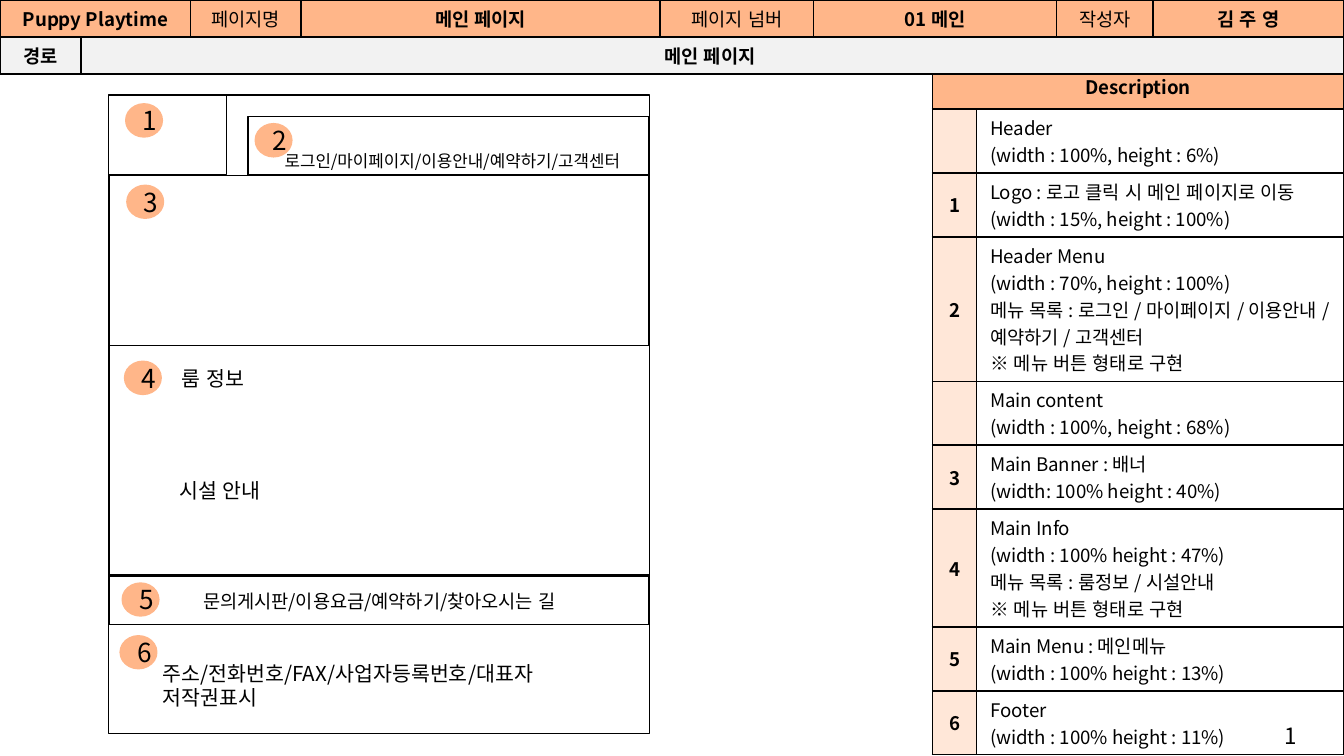
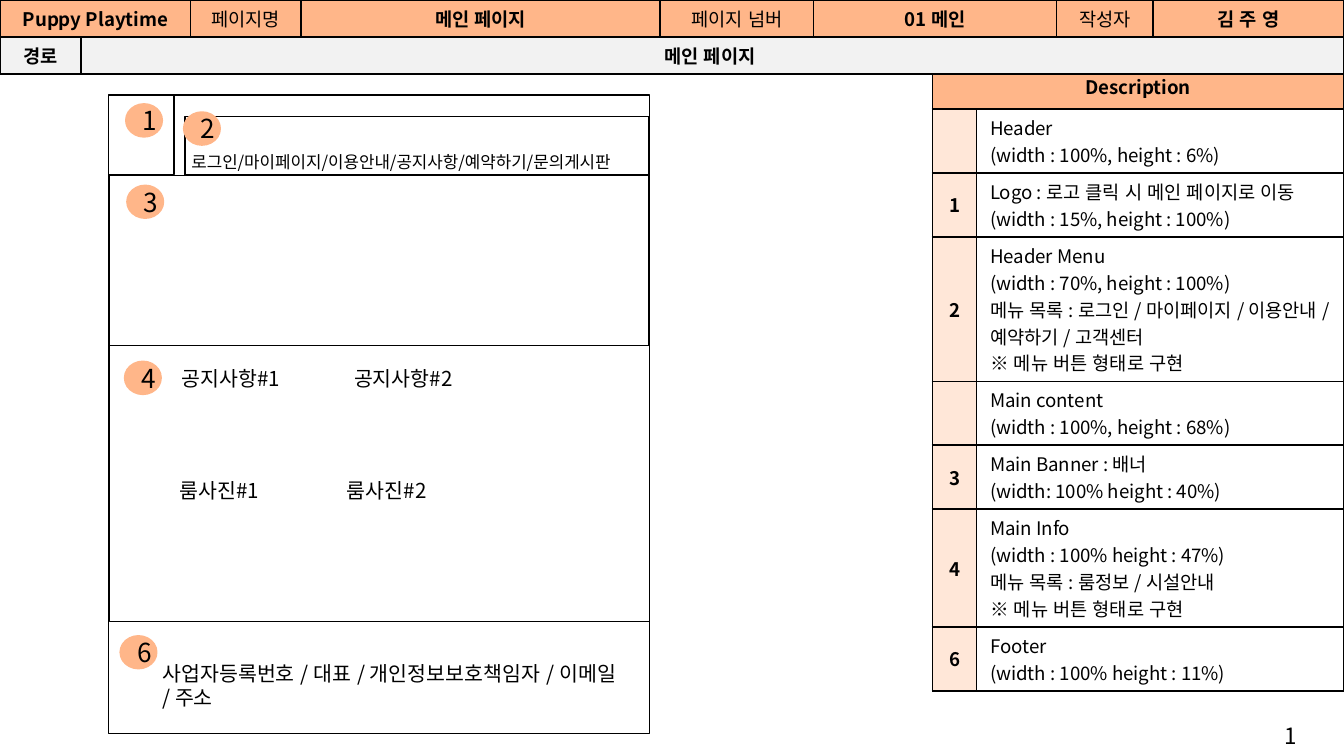
Before and after one commit to Jogging-Kim-Chaebak/PuppyPlaytime, a slide deck: slide 3 of 프로젝트 산출물/9. 스토리보드/Puppy Playtime 사용자 스토리보드.pptx. Drawn at 1344x756 pixels with LibreOffice and Linux fonts; fonts in the diff are those of the drawing. Boxes give left, top, right and bottom in pixels: in the first picture for what was removed or moved away, otherwise in the second. Text is boxed around its words. In the diff, an @@ line names an element or a change of style, - is before the commit and + after.

```diff
--- a/프로젝트 산출물/9. 스토리보드/Puppy Playtime 사용자 스토리보드.pptx
+++ b/프로젝트 산출물/9. 스토리보드/Puppy Playtime 사용자 스토리보드.pptx
@@ table at (931, 65, 1343, 689) @@
-row 8: 5 | Main Menu : 메인메뉴 / (width : 100% height : 13%)
@@ rectangle: place and size @@
-rectangle at (109, 95, 226, 175)
+rectangle at (109, 95, 175, 175)
@@ ellipse "2": place and size @@
-ellipse "2" at (257, 125, 292, 156)
+ellipse "2" at (184, 113, 219, 144)
@@ rectangle: place and size @@
-rectangle at (247, 117, 648, 175)
+rectangle at (184, 117, 648, 175)
@@ text at (191, 154, 610, 171): text changed @@
-로그인/마이페이지/이용안내/예약하기/고객센터
+로그인/마이페이지/이용안내/공지사항/예약하기/문의게시판
@@ rectangle: place and size @@
-rectangle at (109, 345, 649, 575)
+rectangle at (109, 345, 649, 621)
@@ text at (181, 369, 453, 388): text changed @@
-룸 정보
+공지사항#1 공지사항#2
@@ text at (179, 481, 427, 500): text changed @@
-시설 안내
+룸사진#1 룸사진#2
@@ rectangle removed at (109, 575, 649, 625) @@
@@ ellipse removed at (124, 583, 159, 614) @@
-5
@@ text removed at (203, 592, 555, 612) @@
-문의게시판/이용요금/예약하기/찾아오시는 길
@@ text at (162, 664, 616, 707): text changed @@
-주소/전화번호/FAX/사업자등록번호/대표자
-저작권표시
+사업자등록번호 / 대표 / 개인정보보호책임자 / 이메일 / 주소
```
Also in this commit, not shown: 4 other slides changed, 6 slides added, 5 slides removed, 9 other files.
